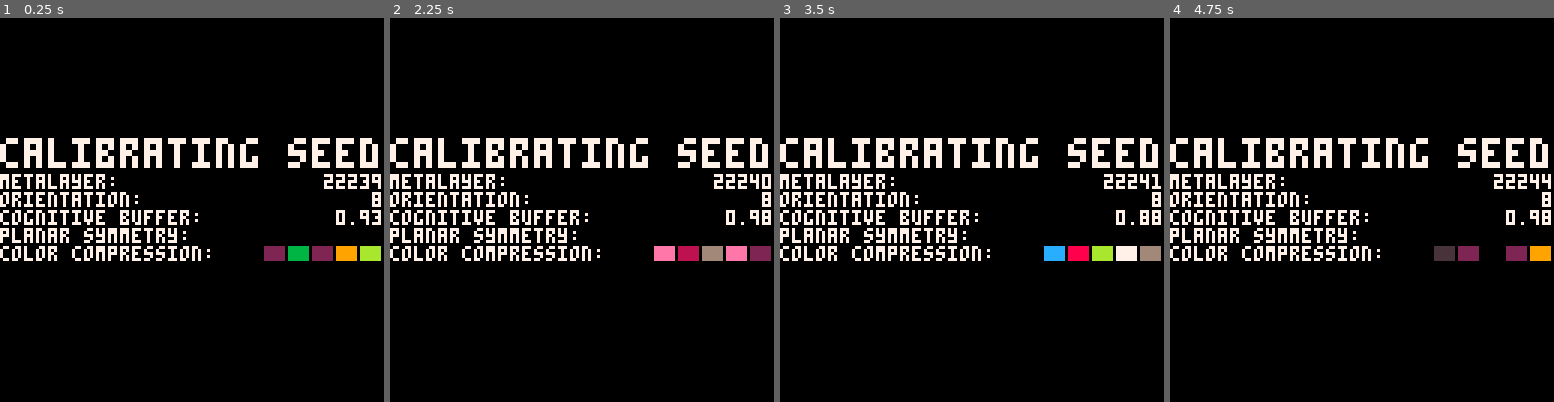
Above: before the commit, frames 1-4 (left to right).
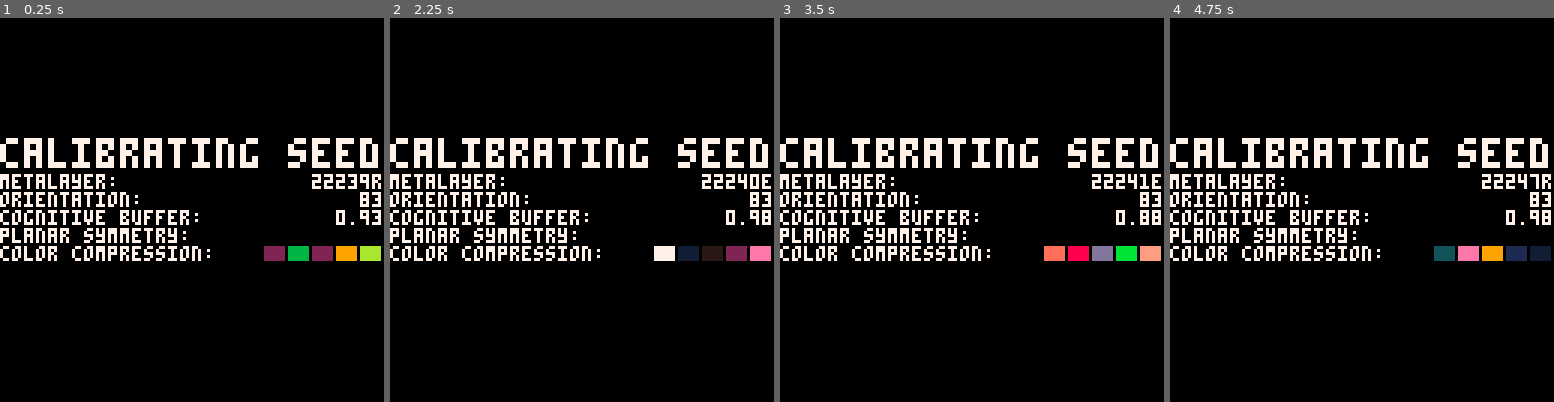
Above: after the commit, the same moments.

Repository: aebrer/pico8_carts
Game: PICO-8 cartridge versum/genesis/interior_zoning_cartography.p8
The game is run twice, just before and just after one commit, with the same random seed, the same clock (stepped at 60 frames per second) and the same inputs.
Inputs:
- Up to frame 1 (0.25 s): no input
- Up to frame 2 (2.25 s): tap X (X key) at 0.33, 1.07, 1.85 s; tap O (Z key) at 0.7, 1.7, 2.1 s; hold Right 1.6-2.1 s; hold Up from 2.15 s (still down)
- Up to frame 3 (3.5 s): release Up at 2.42 s; hold Right 2.47-3.03 s; tap O (Z key) at 2.5, 2.9, 3.3 s; tap X (X key) at 2.97 s; hold Left from 3.08 s (still down)
- Up to frame 4 (4.75 s): release Left at 3.58 s; hold Down 3.63-3.97 s; tap O (Z key) at 3.7, 4.1, 4.5 s; hold Right 4.02-4.68 s; tap X (X key) at 4.08 s; hold Up from 4.73 s (still down)

The runs differ from the first frame. In frame 1, 0.2% of the frame differs, in the area x 81-100%, y 40-50%; in frame 2, 1.3%, in the area x 68-100%, y 40-64%; in frame 3, 1.2%; in frame 4, 1.3%.

Commit message:
add flair and hidden signatures

Diff:
--- a/versum/genesis/interior_zoning_cartography.p8
+++ b/versum/genesis/interior_zoning_cartography.p8
@@ -51,21 +51,22 @@
  while #s2<4 do
   s2 = s2.."0"
  end
- s2 = s2.."a"
+ s2 = s2..r({"⬇️","░","█","⬇️","●","🅾️","⬇️"})
  while #s1<5 do
   s1 = "0"..s1
  end
- mirror=r({0,0,0,5,6,7})
+ s1=s1..r({"a","e","b","r","e","r"})
+ mirror=r({0,5,5,5,6,7})
  mir_lab={}
- mir_lab[0]="0"
+ mir_lab[0]=""
  mir_lab[5]="|"
  mir_lab[6]="-"
  mir_lab[7]="x"
  while f>0 do
   cls()
   print("\^#\^w\^tcalibrating seed",0,40,7)
-  print("\^#metalayer:\t \t \t \t   "..s1,7)
-  print("\^#orientation:\t \t \t \t   "..s2,7)
+  print("\^#metalayer:\t \t \t \t  "..s1,7)
+  print("\^#orientation:\t \t \t \t  "..s2,7)
   print("\^#cognitive buffer:\t \t \t"..f/max_f,7)
   print("\^#planar symmetry:\t \t \t \t   "..mir_lab[mirror])
   print("\^#color compression:\t  \f1█\f2█\f3█\f4█\f5█")
@@ -79,10 +80,10 @@
 end
 
 function _seed_input()
- if(btnp(3))s-=.0001 _init() _seed_print()
- if(btnp(2))s+=.0001 _init() _seed_print()
- if(btnp(0))s-=1 _init() _seed_print()
- if(btnp(1))s+=1 _init() _seed_print()
+ if(btnp(3))s-=r({.0001,.0002,.0003,.0005,.0007}) _init() _seed_print()
+ if(btnp(2))s+=r({.0001,.0002,.0003,.0005,.0007}) _init() _seed_print()
+ if(btnp(0))s-=r({1,2,3,5,7}) _init() _seed_print()
+ if(btnp(1))s+=r({1,2,3,5,7}) _init() _seed_print()
 end
 
 _init()
